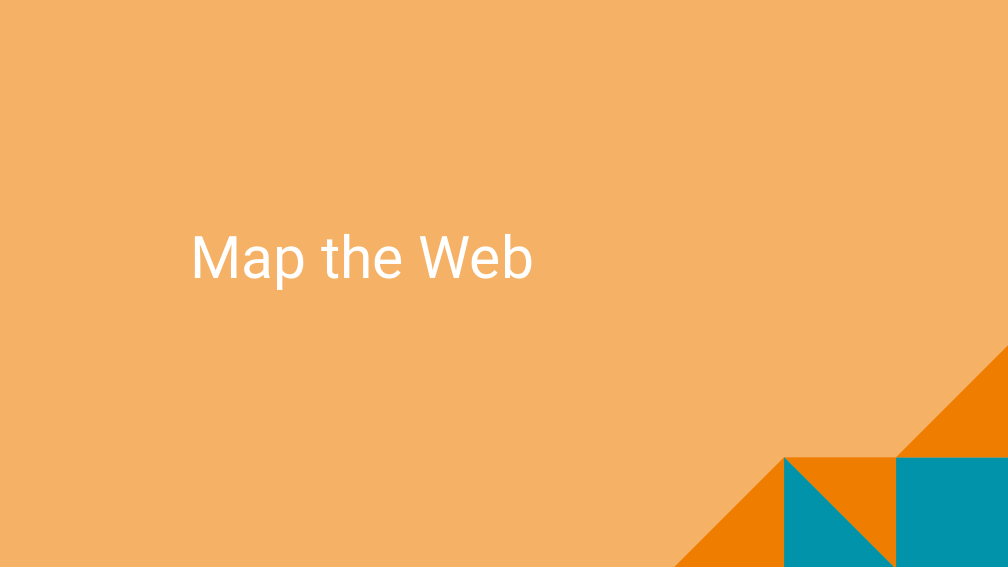
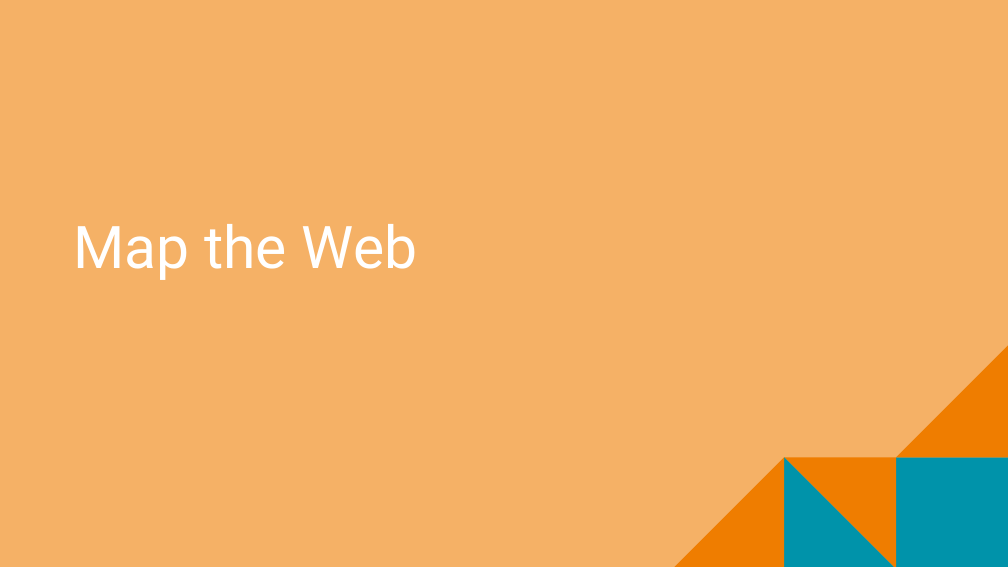
Before and after one commit to mr-eggleton/web-lit-core, a slide deck: slide 1 of final ppt/02-map-the-web.pptx. Drawn at 1008x567 pixels with LibreOffice and Linux fonts; fonts in the diff are those of the drawing; background and template pictures are left out. Boxes give left, top, right and bottom in pixels: in the first picture for what was removed or moved away, otherwise in the second. Text is boxed around its words. In the diff, an @@ line names an element or a change of style, - is before the commit and + after.

```diff
--- a/final ppt/02-map-the-web.pptx
+++ b/final ppt/02-map-the-web.pptx
@@ title "Map the Web": place and size @@
-title "Map the Web" at [190, 234, 535, 290]
+title "Map the Web" at [73, 224, 418, 280]
```
Also in this commit, not shown: 8 other slides changed, 4 other files.
